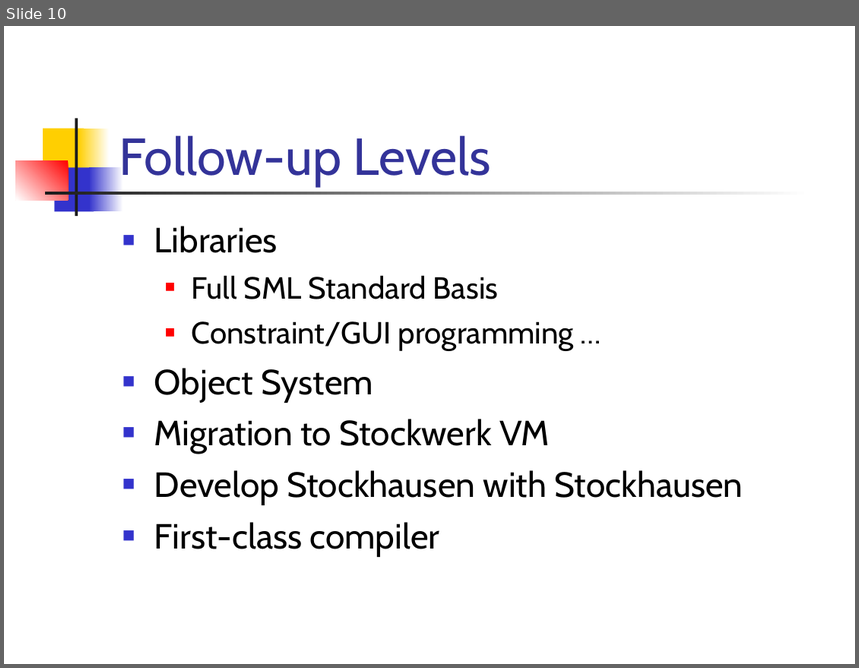
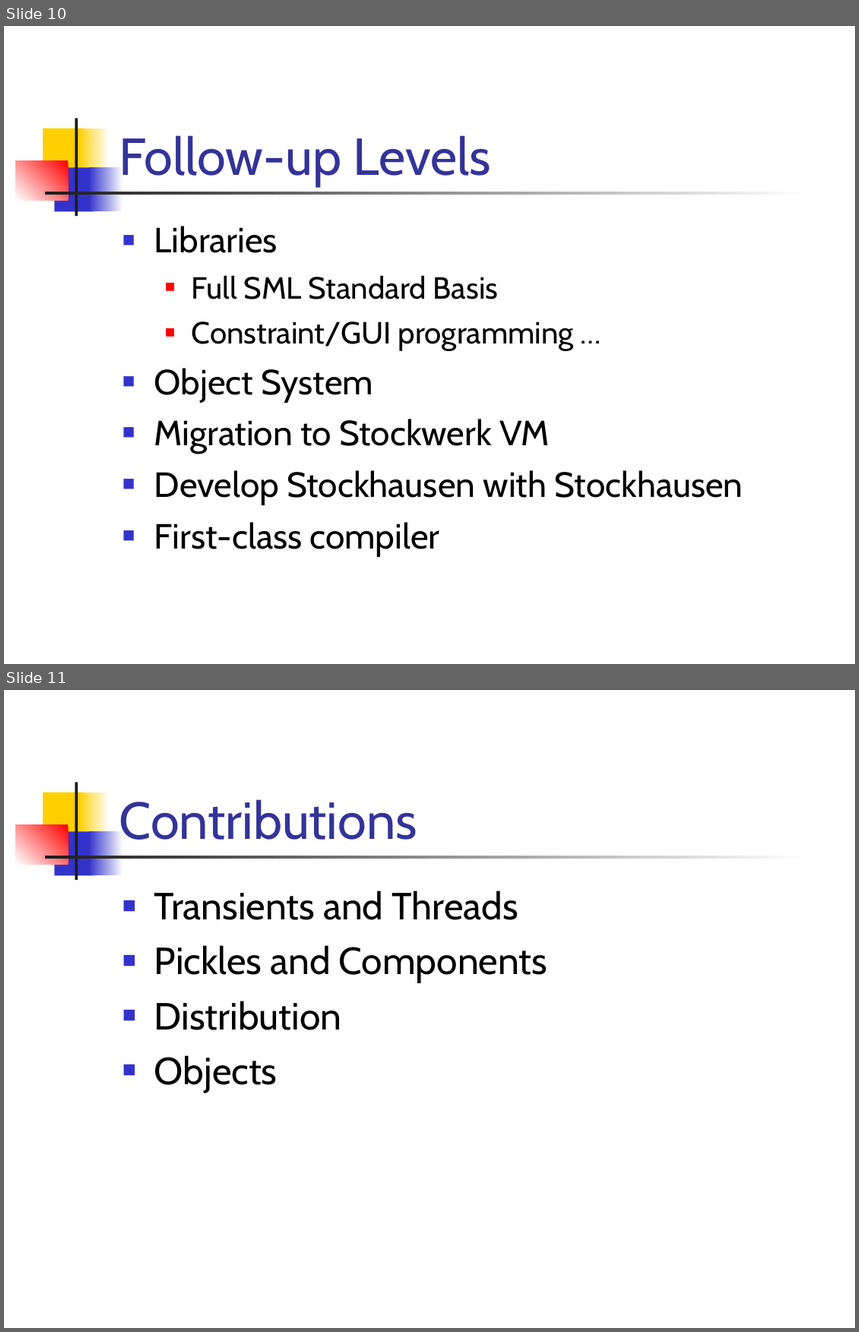
Before and after one commit to doublec/aliceml-abandoned, a slide deck: doc/presentations/progress19990916.ppt. Shown one above the other, each under a label of ours: slide 10 before the commit, slides 10 and 11 after it. The pictures are 859x668 and 859x1332 pixels, drawn with LibreOffice and Linux fonts; fonts in the diff are those of the drawing. Boxes give left, top, right and bottom in pixels: in the first picture for what was removed or moved away, otherwise in the second. Text is boxed around its words. In the diff, an @@ line names an element or a change of style, - is before the commit and + after.

Commit message:
Added two slides.

```diff
--- a/doc/presentations/progress19990916.ppt
+++ b/doc/presentations/progress19990916.ppt
@@ slide 11 added at bbox=[4, 690, 855, 1328], background #FFFFFF; not listed: 7 template elements that a slide beside it also shows @@
@@ title added at bbox=[120, 799, 417, 840], 44 pt, text #333399 @@
+Contributions
@@ text added at bbox=[154, 891, 547, 1092], 32 pt, text #000000 @@
+■ Transients and Threads
+■ Pickles and Components
+■ Distribution
+■ Objects
```
Also in this commit, not shown: 1 other slide added.
